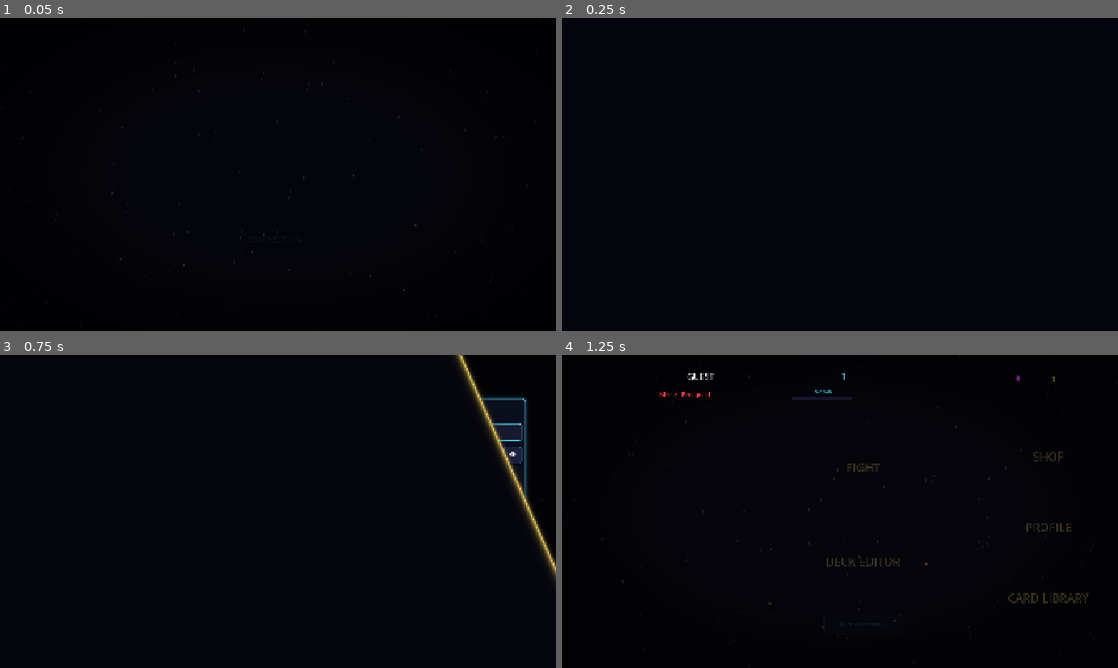
Above: before the commit, frames 1-4 (two rows, left to right).
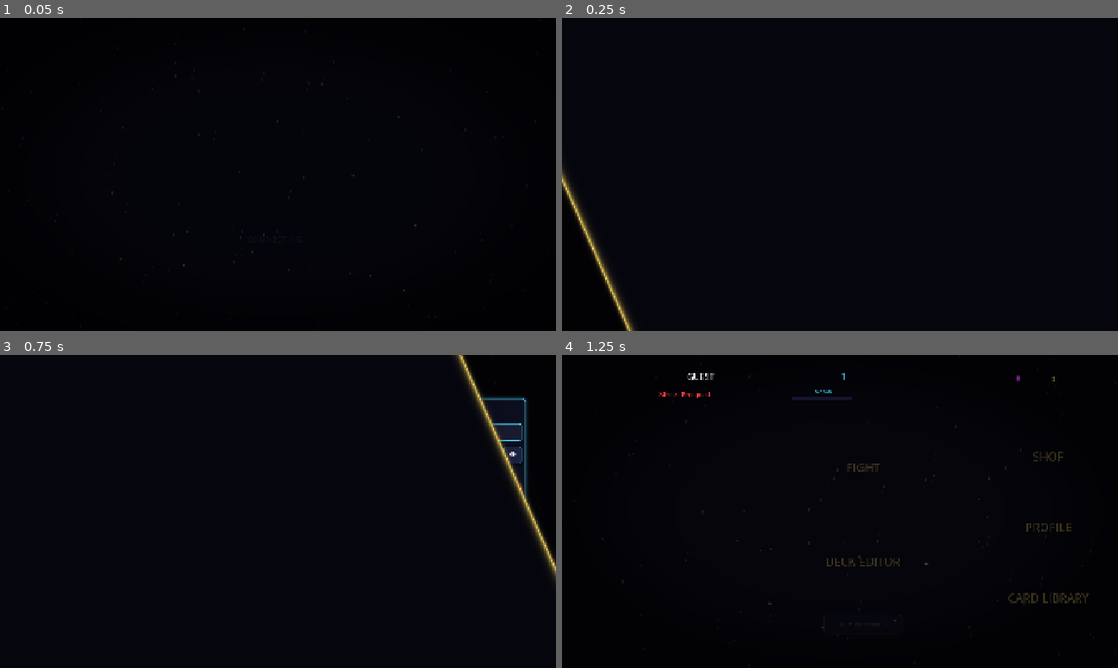
Above: after the commit, the same moments.

Repository: jacob199097/alleyway-brawlers
Game: Godot game, scene res://scenes/boot.tscn
Same seed, same stepped clock (60 frames per second), same inputs: the game is played once before the commit and once after it.
Inputs:
- Up to frame 1 (0.05 s): no input
- Up to frame 2 (0.25 s): no input
- Up to frame 3 (0.75 s): click "PLAY OFFLINE (VS CPU)" at 0.5 s
- Up to frame 4 (1.25 s): no input

Frame 1 is identical in both runs. In frame 2, 0.8% of the frame differs, in the area x 0-14%, y 47-100%; in frame 3, less than 0.1%; in frame 4, nothing differs.

Commit message:
Updates: never delete the patch the game is running from; prompt to restart for new versions
The boot screen deleted the previous patch .pck while the running game still loaded screens
from it, so every menu stopped working until a restart. Old patches are now removed at start-up
(after a day). If a screen fails to load the game asks to restart, and while in the menus it
checks for a new version every 5 minutes and restarts into it.

Co-Authored-By: Claude Opus 5.5 <noreply@anthropic.com>

Diff:
--- a/godot/scripts/content_sync.gd
+++ b/godot/scripts/content_sync.gd
@@ -32,6 +32,44 @@
 		if x != y:
 			return -1 if x < y else 1
 	return 0
+
+
+## Whether the server's patch (manifest client.patch) can update this build in place.
+static func patch_fits(p, mine: String) -> bool:
+	if not p is Dictionary:
+		return false
+	var version := str(p.get("version", ""))
+	return not OS.has_feature("editor") and compare_versions(mine, version) < 0 \
+		and compare_versions(Patcher.builtin, str(p.get("base", ""))) >= 0 \
+		and not Patcher.failed(version) and str(p.get("path", "")) != ""
+
+
+## What the server's manifest says about game versions ({} when it can't be reached).
+static func fetch_version() -> Dictionary:
+	var r: Dictionary = await Api.request("GET", "/api/content/manifest")
+	if not r.ok or not (r.data is Dictionary):
+		return {}
+	var v = r.data.get("client", {})
+	return v if v is Dictionary else {}
+
+
+## Install a downloaded patch to load on the next start. The patch this game is running from
+## stays on disk (deleting it breaks every screen still to load); Patcher removes old ones at
+## start-up.
+static func install_patch(version: String, base: String, bytes: PackedByteArray) -> bool:
+	DirAccess.make_dir_recursive_absolute(Patcher.DIR)
+	var file := "game-%s.pck" % version
+	var f := FileAccess.open("%s/%s" % [Patcher.DIR, file], FileAccess.WRITE)
+	if f == null:
+		return false
+	f.store_buffer(bytes)
+	f.close()
+	var info := FileAccess.open(Patcher.INFO, FileAccess.WRITE)
+	if info == null:
+		return false
+	info.store_string(JSON.stringify({"version": version, "base": base, "file": file}))
+	info.close()
+	return true
 
 
 func run(download := true) -> Dictionary:
--- a/godot/scripts/game.gd
+++ b/godot/scripts/game.gd
@@ -42,6 +42,9 @@
 const MENU_MUSIC := "res://assets/main_menu_theme_loop.mp3"
 const ErrorReport := preload("res://scripts/error_report.gd")
 const ERROR_SEND_SECS := 20.0
+const UPDATE_CHECK_SECS := 300.0   # while the game is open: is there a new version?
+## Screens where an update prompt would interrupt play (it waits for the next check)
+const BUSY_SCREENS := ["boot", "duel", "matchmaking", "rps", "post_match"]
 
 var settings := DEFAULT_SETTINGS.duplicate()
 var player := {}            # /api/profile/me
@@ -58,6 +61,7 @@
 var _fade: ColorRect
 var _fps: Label
 var _going := false
+var _update_shown := false   # the update prompt is up (or the player is sent to download)
 
 
 func _ready() -> void:
@@ -96,6 +100,12 @@
 	send.timeout.connect(_send_error_reports)
 	add_child(send)
 
+	var updates := Timer.new()
+	updates.wait_time = UPDATE_CHECK_SECS
+	updates.autostart = true
+	updates.timeout.connect(_check_for_update)
+	add_child(updates)
+
 	_load_settings()
 	for a in OS.get_cmdline_user_args():
 		if a.begins_with("--server="):
@@ -127,9 +137,15 @@
 	t.tween_method(func(p: float): wipe.set_shader_parameter("progress", p), 0.0, 1.0, 0.2).set_trans(Tween.TRANS_CUBIC).set_ease(Tween.EASE_IN)
 	await t.finished
 	Engine.time_scale = 1.0
-	get_tree().change_scene_to_file(SCREENS[screen])
+	var err := get_tree().change_scene_to_file(SCREENS[screen])
 	await get_tree().process_frame
 	_going = false
+	if err != OK:
+		# The game's files changed underneath it (an update was installed): only a restart helps
+		_fade.mouse_filter = Control.MOUSE_FILTER_IGNORE
+		wipe.set_shader_parameter("progress", 0.0)
+		_restart_prompt("RESTART TO FINISH UPDATING", "The game was updated while it was open. Restart to keep playing.")
+		return
 	_fade.mouse_filter = Control.MOUSE_FILTER_IGNORE
 	t = create_tween()
 	t.tween_method(func(p: float): wipe.set_shader_parameter("progress", p), 1.0, 2.0, 0.3).set_trans(Tween.TRANS_CUBIC).set_ease(Tween.EASE_OUT)
@@ -139,6 +155,53 @@
 func _exit_tree() -> void:
 	if _errors:
 		_errors.end_session()
+
+
+## A new version came out while the game is open: in the menus (never mid-match), tell the
+## player and restart into it. A patch installs on the restart (boot screen); a full build
+## that's required is downloaded.
+func _check_for_update() -> void:
+	if offline or _update_shown or OS.has_feature("editor") or DisplayServer.get_name() == "headless":
+		return
+	var scene := get_tree().current_scene
+	if scene == null or _going or BUSY_SCREENS.any(func(s): return scene.scene_file_path == SCREENS[s]):
+		return
+	# (loaded here, not preloaded: it needs the other autoloads, which start after this one)
+	var sync: GDScript = load("res://scripts/content_sync.gd")
+	var v: Dictionary = await sync.fetch_version()
+	if v.is_empty() or _update_shown:
+		return
+	var mine: String = sync.game_version()
+	if sync.patch_fits(v.get("patch"), mine):
+		_restart_prompt("UPDATE READY", "Version %s is out. The game will restart to update (it only takes a moment)." % v.patch.version)
+	elif sync.compare_versions(mine, str(v.get("minimum", "0"))) < 0:
+		var url := str(v.get("downloadUrl", ""))
+		var leave := func():
+			if url != "":
+				OS.shell_open(url)
+			get_tree().quit()
+		_update_shown = true
+		UI.dialog(_prompt_root(), "UPDATE REQUIRED",
+			"Version %s is out (you have %s). Download it to keep playing online." % [v.get("latest", "?"), mine],
+			[["DOWNLOAD" if url != "" else "QUIT", leave, UI.GREEN]], UI.GOLD)
+
+
+## A prompt whose only way on is restarting the game (the boot screen then installs the update).
+func _restart_prompt(heading: String, text: String) -> void:
+	_update_shown = true
+	UI.dialog(_prompt_root(), heading, text, [["RESTART NOW", Patcher.restart, UI.GREEN]], UI.GOLD)
+
+
+## A layer above every screen for prompts that must show whatever screen is up (or broken).
+func _prompt_root() -> Control:
+	var layer := CanvasLayer.new()
+	layer.layer = 90
+	add_child(layer)
+	var root := Control.new()
+	root.size = Vector2(1920, 1080)
+	root.mouse_filter = Control.MOUSE_FILTER_IGNORE   # (the dialog's veil takes the clicks)
+	layer.add_child(root)
+	return root
 
 
 ## Errors since the last send go to the server (backend/routes/telemetry.js).
--- a/godot/scripts/patcher.gd
+++ b/godot/scripts/patcher.gd
@@ -18,6 +18,7 @@
 func _init() -> void:
 	builtin = str(ProjectSettings.get_setting("application/config/version", "0.0.0"))
 	var info := read_info()
+	_sweep(str(info.get("file", "")))
 	if info.is_empty():
 		return
 	var version := str(info.get("version", ""))
@@ -73,19 +74,27 @@
 		return false
 	f.store_buffer(bytes)
 	f.close()
-	var old := read_info()
 	_write_info({"version": version, "base": base, "file": file})
-	if str(old.get("file", "")) not in ["", file]:
-		DirAccess.remove_absolute("%s/%s" % [DIR, old.file])
-	return true
+	return true   # (the old patch stays: a running game may still load from it; see _sweep)
 
 
+## Stop loading the patch. Its file stays until _sweep: another running copy of the game may
+## still be loading screens from it.
 static func clear() -> void:
-	var info := read_info()
-	if info.has("file"):
-		DirAccess.remove_absolute("%s/%s" % [DIR, info.file])
 	DirAccess.remove_absolute(INFO)
 	DirAccess.remove_absolute(BOOTING)
+
+
+## Remove patch files other than `keep` that haven't changed for a day (a game still running
+## from one would break if it went sooner).
+static func _sweep(keep: String) -> void:
+	var dir := DirAccess.open(DIR)
+	if dir == null:
+		return
+	for f in dir.get_files():
+		var path := "%s/%s" % [DIR, f]
+		if f.ends_with(".pck") and f != keep and Time.get_unix_time_from_system() - FileAccess.get_modified_time(path) > 86400:
+			DirAccess.remove_absolute(path)
 
 
 ## Start the game again (to load a freshly installed patch).
--- a/godot/scripts/screens/boot.gd
+++ b/godot/scripts/screens/boot.gd
@@ -50,7 +50,7 @@
 		var mine := ContentSync.game_version()
 		# A small in-place update when the server has one for this build (scripts/patcher.gd)
 		var p = v.get("patch")
-		if p is Dictionary and _can_patch(p, mine) and await _apply_patch(p):
+		if ContentSync.patch_fits(p, mine) and await _apply_patch(p):
 			return false   # restarting into the new version
 		if ContentSync.compare_versions(mine, str(v.get("minimum", "0"))) < 0:
 			return await _update_required(v, mine)
@@ -113,13 +113,6 @@
 
 
 # ── In-place update (patch) ──────────────────────────────────────────────────
-
-func _can_patch(p: Dictionary, mine: String) -> bool:
-	var version := str(p.get("version", ""))
-	return not OS.has_feature("editor") and ContentSync.compare_versions(mine, version) < 0 \
-		and ContentSync.compare_versions(Patcher.builtin, str(p.get("base", ""))) >= 0 \
-		and not Patcher.failed(version) and str(p.get("path", "")) != ""
-
 
 ## Download the patch, check it, install it and restart. False if it couldn't be done
 ## (the normal "download the new version" offer follows).
@@ -147,7 +140,7 @@
 		var hash := HashingContext.new()
 		hash.start(HashingContext.HASH_SHA256)
 		hash.update(bytes)
-		ok = hash.finish().hex_encode() == str(p.get("sha256", "")) and Patcher.install(version, str(p.base), bytes)
+		ok = hash.finish().hex_encode() == str(p.get("sha256", "")) and ContentSync.install_patch(version, str(p.base), bytes)
 	if not ok:
 		_panel.queue_free()
 		_panel = null
